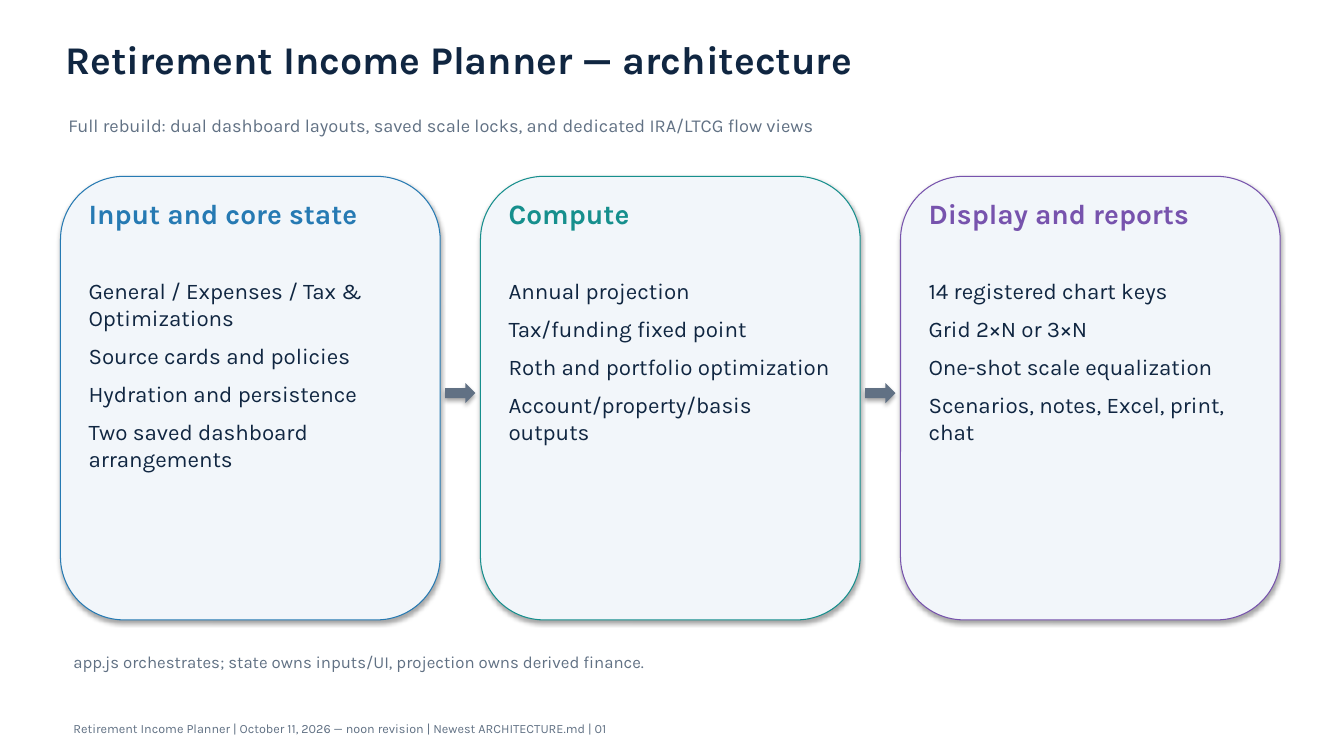
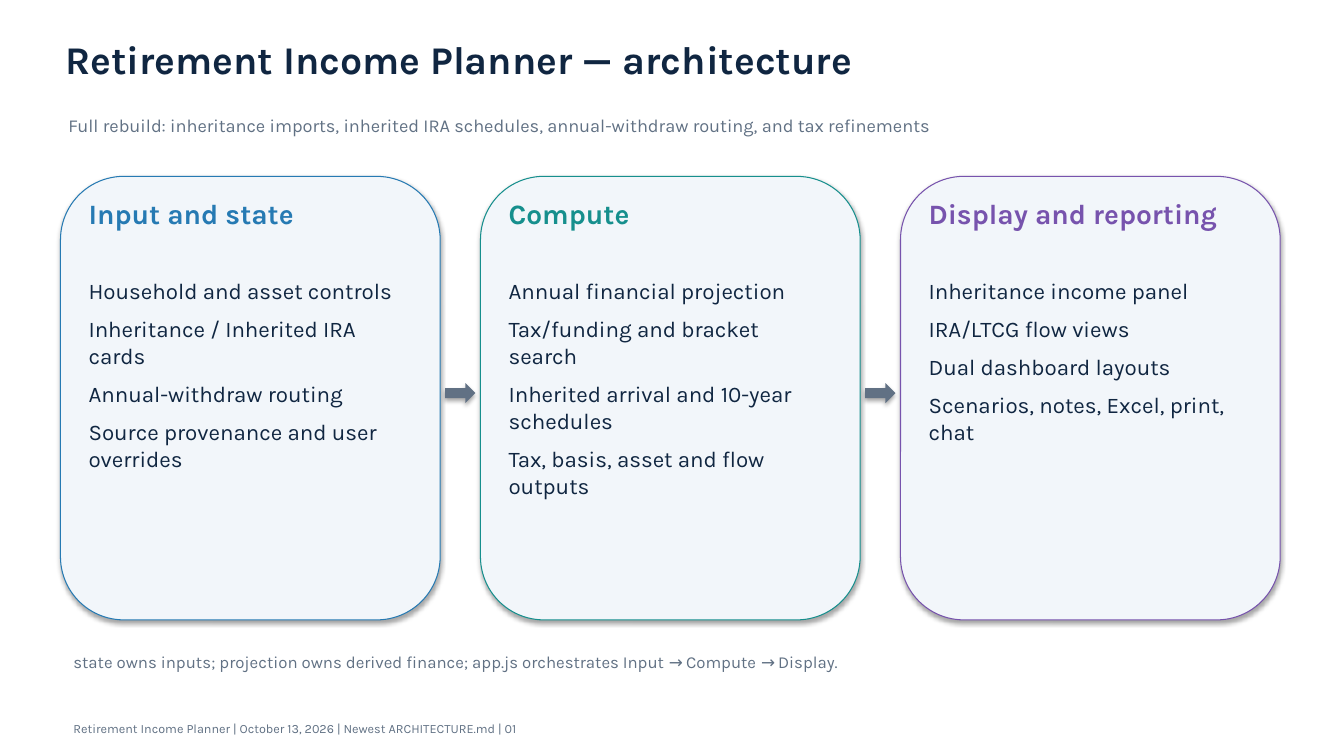
Before and after one commit to howardc64/retirefin, a slide deck: slide 1 of docs/retirement_income_planner_architecture.pptx. Drawn at 1344x756 pixels with LibreOffice and Linux fonts; fonts in the diff are those of the drawing. Boxes give left, top, right and bottom in pixels: in the first picture for what was removed or moved away, otherwise in the second. Text is boxed around its words. In the diff, an @@ line names an element or a change of style, - is before the commit and + after.

```diff
--- a/docs/retirement_income_planner_architecture.pptx
+++ b/docs/retirement_income_planner_architecture.pptx
@@ text at (x1=68, y1=119, x2=929, y2=137): text changed @@
-Full rebuild: dual dashboard layouts, saved scale locks, and dedicated IRA/LTCG flow views
+Full rebuild: inheritance imports, inherited IRA schedules, annual-withdraw routing, and tax refinements
@@ text at (x1=89, y1=204, x2=293, y2=231): text changed @@
-Input and core state
+Input and state
@@ text at (x1=929, y1=204, x2=1217, y2=231): text changed @@
-Display and reports
+Display and reporting
@@ text at (x1=89, y1=283, x2=392, y2=468): text changed @@
-General / Expenses / Tax & Optimizations
-Source cards and policies
-Hydration and persistence
-Two saved dashboard arrangements
+Household and asset controls
+Inheritance / Inherited IRA cards
+Annual-withdraw routing
+Source provenance and user overrides
@@ text at (x1=509, y1=283, x2=792, y2=500): text changed @@
-Annual projection
-Tax/funding fixed point
-Roth and portfolio optimization
-Account/property/basis outputs
+Annual financial projection
+Tax/funding and bracket search
+Inherited arrival and 10-year schedules
+Tax, basis, asset and flow outputs
@@ text at (x1=929, y1=283, x2=1189, y2=339): text changed @@
-14 registered chart keys
-Grid 2×N or 3×N
-One-shot scale equalization
+Inheritance income panel
+IRA/LTCG flow views
+Dual dashboard layouts
@@ text at (x1=73, y1=656, x2=837, y2=672): text changed @@
-app.js orchestrates; state owns inputs/UI, projection owns derived finance.
+state owns inputs; projection owns derived finance; app.js orchestrates Input → Compute → Display.
@@ text at (x1=73, y1=724, x2=517, y2=734): text changed @@
-Retirement Income Planner | October 11, 2026 — noon revision | Newest ARCHITECTURE.md | 01
+Retirement Income Planner | October 13, 2026 | Newest ARCHITECTURE.md | 01
```
Also in this commit, not shown: 6 other slides changed, 10 slides added, 8 slides removed, 16 other files.
